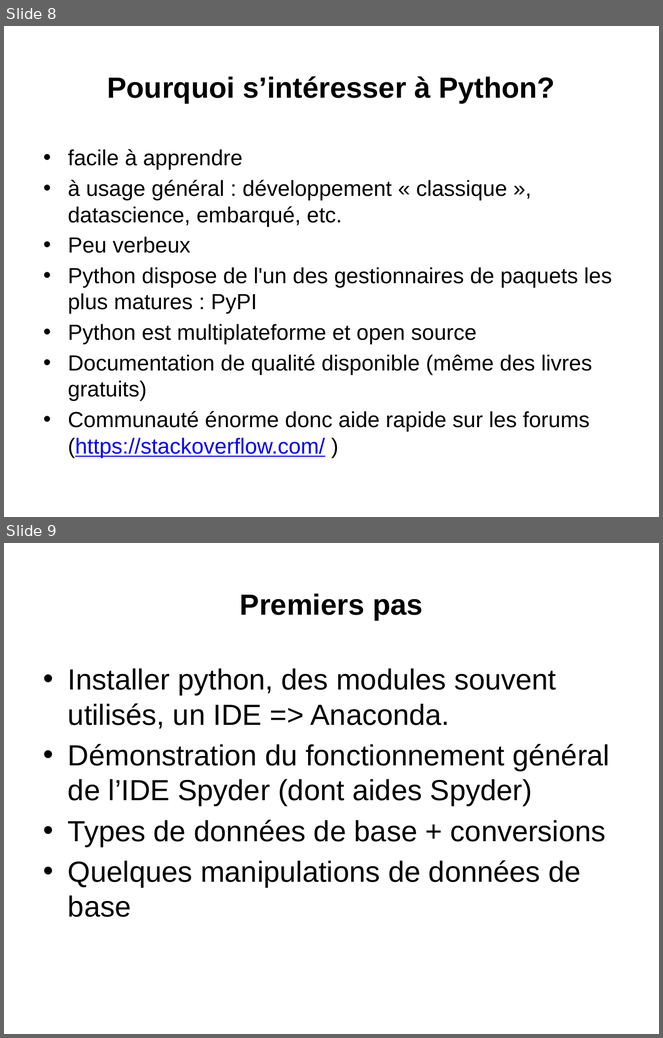
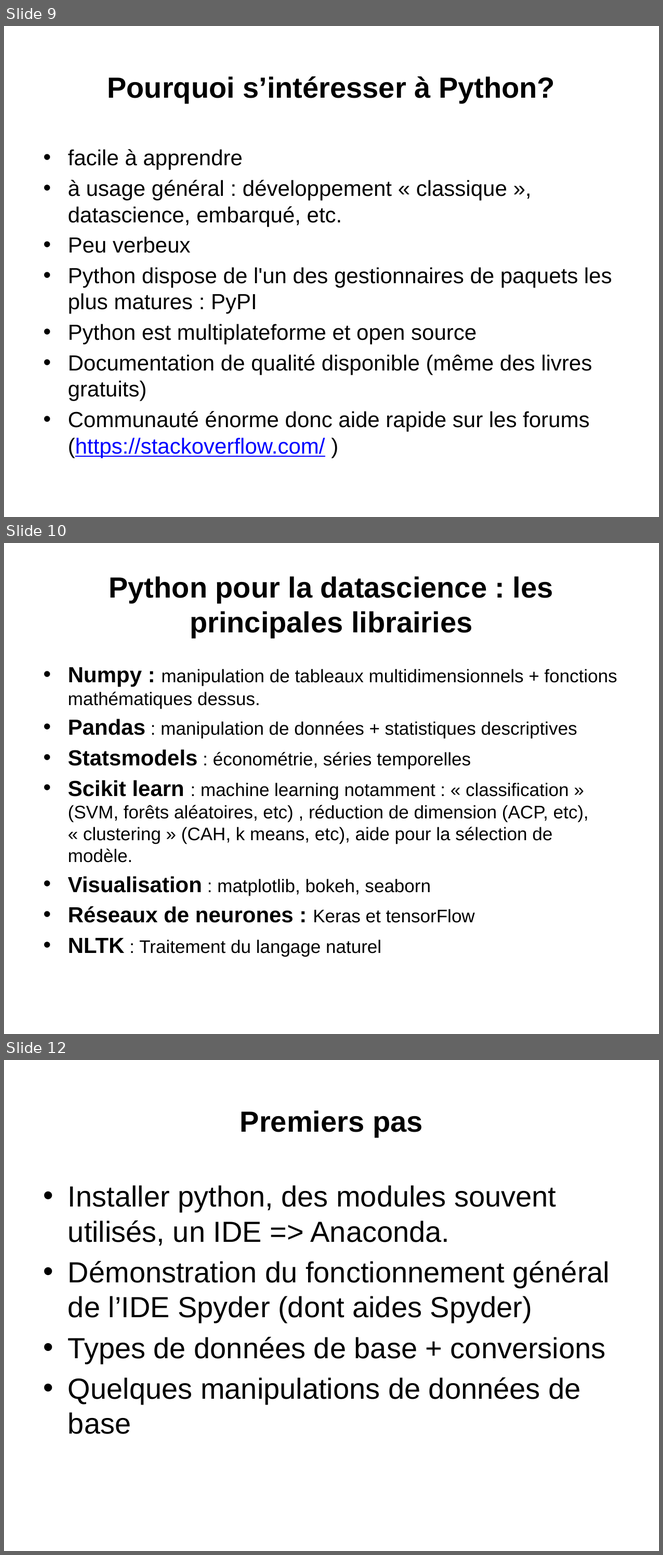
Before and after one commit to loicmidy/formation-python, a slide deck: formation python.pptx. Shown one above the other, each under a label of ours: slides 8 and 9 before the commit, slides 9, 10 and 12 after it; the slides between them are not shown. The pictures are 663x1038 and 663x1555 pixels, drawn with LibreOffice and Linux fonts; fonts in the diff are those of the drawing. Boxes give left, top, right and bottom in pixels: in the first picture for what was removed or moved away, otherwise in the second. Text is boxed around its words. In the diff, an @@ line names an element or a change of style, - is before the commit and + after.

```diff
--- a/formation python.pptx
+++ b/formation python.pptx
@@ slide 10 added at box(4, 543, 659, 1034), background #FFFFFF @@
@@ title added at box(109, 576, 554, 638), 32 pt, text #000000, bold @@
+Python pour la datascience : les principales librairies
@@ text added at box(68, 667, 617, 957), 20 pt, text #000000 @@
+• Numpy : manipulation de tableaux multidimensionnels + fonctions mathématiques dessus.
+• Pandas : manipulation de données + statistiques descriptives
+• Statsmodels : économétrie, séries temporelles
+• Scikit learn : machine learning notamment : « classification » (SVM, forêts aléatoires, etc) , réduction de dimension (ACP, etc), « clustering » (CAH, k means, etc), aide pour la sélection de modèle.
+• Visualisation : matplotlib, bokeh, seaborn
+• Réseaux de neurones : Keras et tensorFlow
+• NLTK : Traitement du langage naturel
@@ what was slide 8 is now slide 9 @@
@@ what was slide 9 is now slide 12 @@
```
Also in this commit, not shown: 2 slides changed, 12 other slides added, 9 other files.
